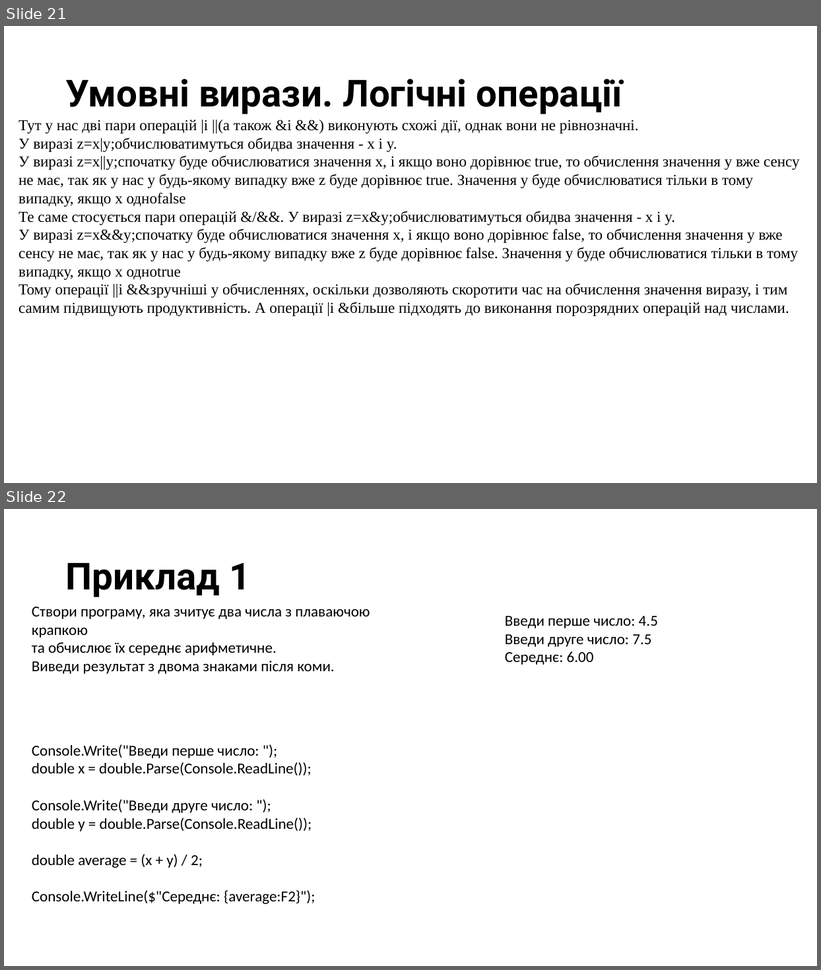
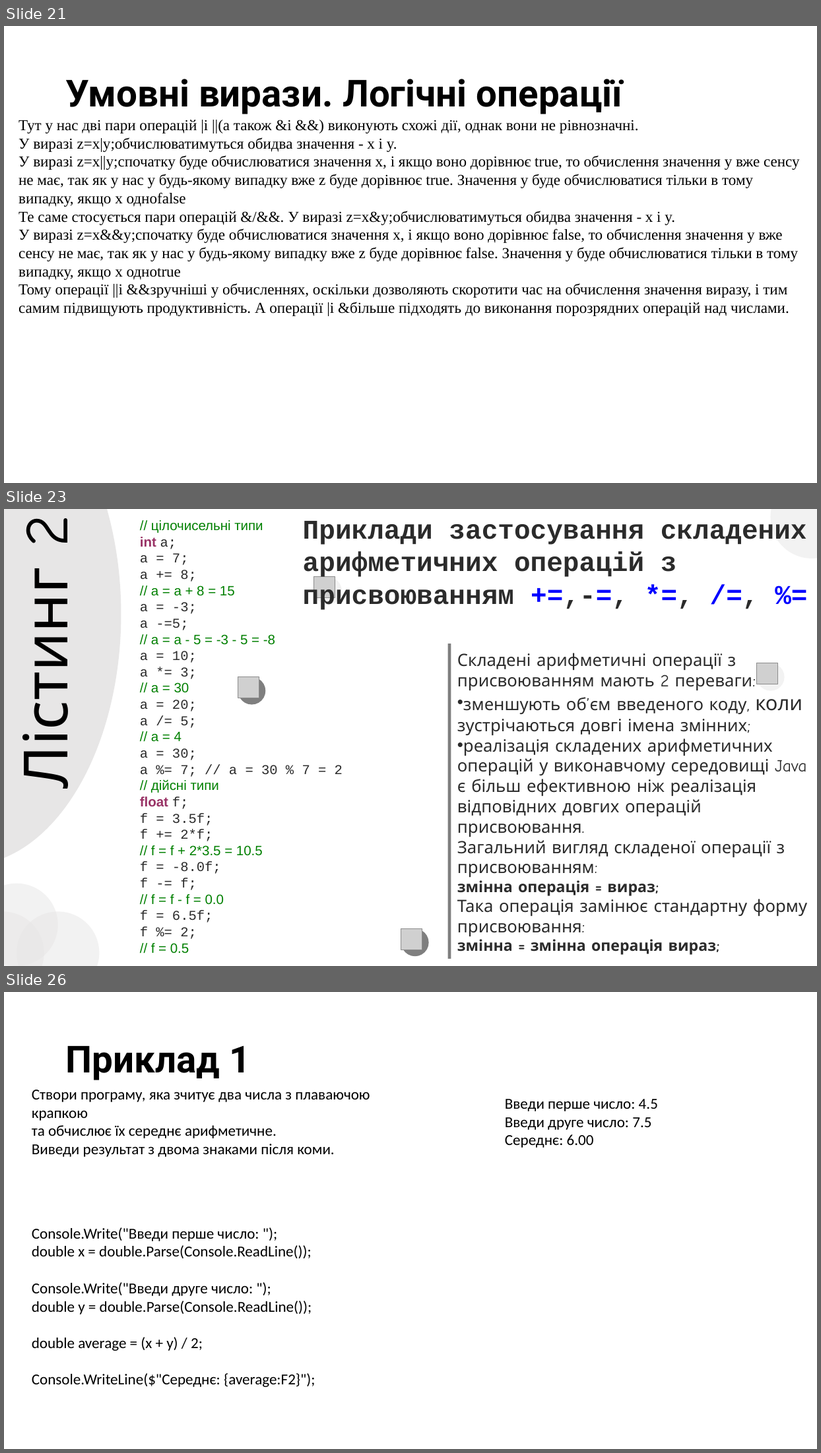
Before and after one commit to arg3ntuum/UnityCourse, a slide deck: Модуль 1/Unity Модуль 1 Урок 2. Базові операції.pptx. Shown one above the other, each under a label of ours: slides 21 and 22 before the commit, slides 21, 23 and 26 after it; the slides between them are not shown. The pictures are 821x970 and 821x1453 pixels, drawn with LibreOffice and Linux fonts; fonts in the diff are those of the drawing; grey boxes stand for pictures. Boxes give left, top, right and bottom in pixels: in the first picture for what was removed or moved away, otherwise in the second. Text is boxed around its words. In the diff, an @@ line names an element or a change of style, - is before the commit and + after.

```diff
--- a/Модуль 1/Unity Модуль 1 Урок 2. Базові операції.pptx
+++ b/Модуль 1/Unity Модуль 1 Урок 2. Базові операції.pptx
@@ slide 23 added at box(4, 509, 817, 966), background #FFFFFF @@
@@ ellipse added at box(4, 509, 121, 866), fill #E7E6E6 @@
@@ text added at box(4, 518, 90, 782), 72 pt, text #000000 @@
+Лістинг 2
@@ text added at box(140, 520, 343, 954), 16 pt, text #2B2B2B @@
+// цілочисельні типи
+int a;
+a = 7;
+a += 8;
+// a = a + 8 = 15
+a = -3;
+a -=5;
+// a = a - 5 = -3 - 5 = -8
+a = 10;
+a *= 3;
+// a = 30
+a = 20;
+a /= 5;
+// a = 4
+a = 30;
+a %= 7; // a = 30 % 7 = 2
+// дійсні типи
+float f;
+f = 3.5f;
+f += 2*f;
+// f = f + 2*3.5 = 10.5
+f = -8.0f;
+f -= f;
+// f = f - f = 0.0
+f = 6.5f;
+f %= 2;
+// f = 0.5
@@ text added at box(303, 521, 807, 610), 32 pt, text #2B2B2B, bold @@
+Приклади застосування складених арифметичних операцій з присвоюванням +=,-=, *=, /=, %=
@@ ellipse added at box(771, 509, 817, 559), fill #E7E6E6 at 50% opacity @@
@@ ellipse added at box(314, 578, 342, 605), fill #E7E6E6 at 50% opacity @@
@@ picture added at box(314, 577, 335, 598) @@
@@ rectangle added at box(448, 644, 451, 959), fill #000000 at 50% opacity @@
@@ text added at box(457, 653, 807, 955), 20 pt, text #2B2B2B @@
+Складені арифметичні операції з присвоюванням мають 2 переваги:
+• зменшують об’єм введеного коду, коли зустрічаються довгі імена змінних;
+• реалізація складених арифметичних операцій у виконавчому середовищі Java є більш ефективною ніж реалізація відповідних довгих операцій присвоювання.
+Загальний вигляд складеної операції з присвоюванням:
+змінна операція = вираз;
+Така операція замінює стандартну форму присвоювання:
+змінна = змінна операція вираз;
@@ ellipse added at box(757, 663, 785, 691), fill #E7E6E6 at 50% opacity @@
@@ picture added at box(757, 663, 778, 685) @@
@@ picture added at box(238, 677, 259, 698) @@
@@ ellipse added at box(238, 677, 265, 705), fill #000000 at 50% opacity @@
@@ ellipse added at box(4, 883, 58, 966), fill #E7E6E6 at 50% opacity @@
@@ ellipse added at box(4, 912, 44, 966), fill #E7E6E6 at 50% opacity @@
@@ ellipse added at box(17, 912, 100, 966), fill #E7E6E6 at 50% opacity @@
@@ ellipse added at box(401, 929, 428, 956), fill #000000 at 50% opacity @@
@@ picture added at box(401, 929, 422, 950) @@
@@ what was slide 22 is now slide 26 @@
```
Also in this commit, not shown: 3 other slides added, 2 other files.
